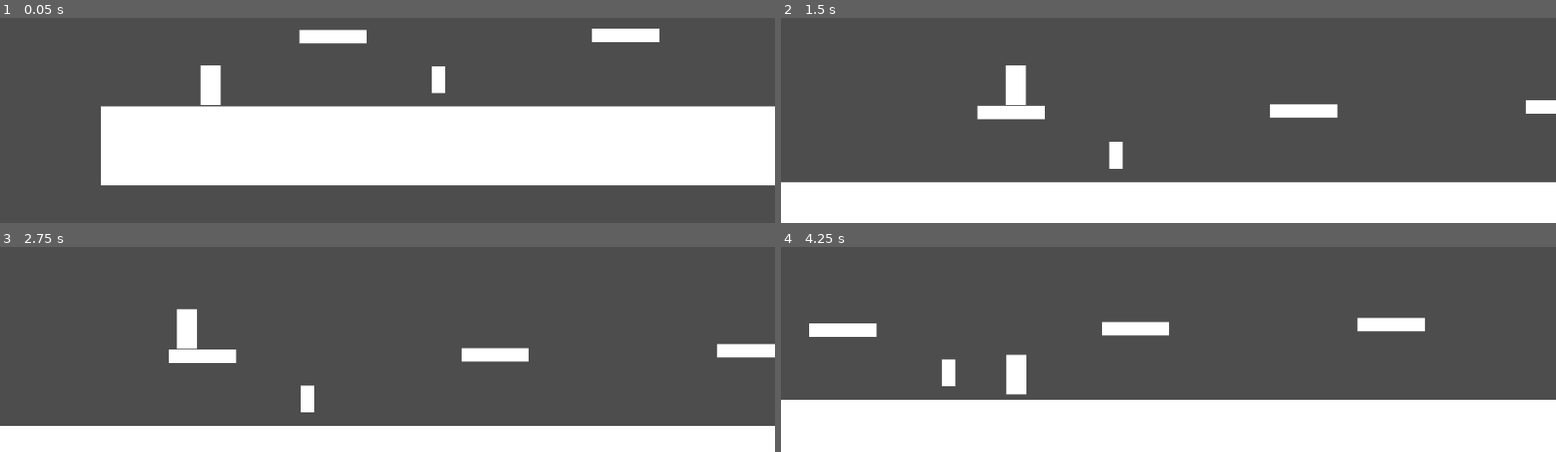
Above: before the commit, frames 1-4 (two rows, left to right).
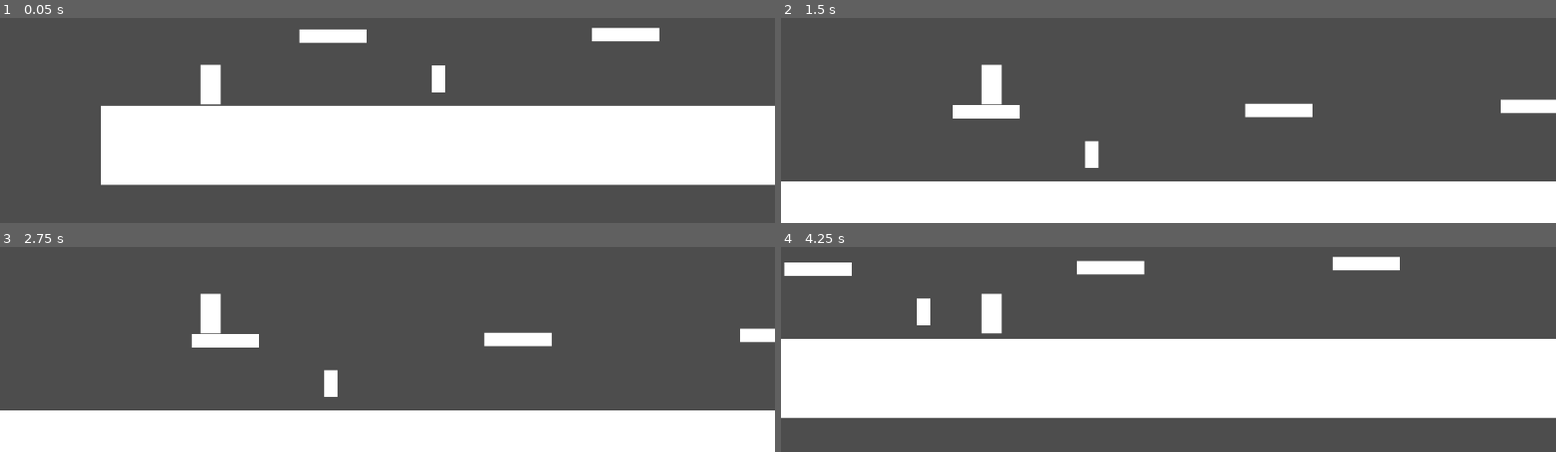
Above: after the commit, the same moments.

Repository: Zac-code/13DT_work
Game: Godot game, scene res://scenes(maps n stuff)/level1.tscn
Two runs of this game, one before a commit and one after it. Both use one fixed random seed, a clock stepped at 60 frames per second and the inputs below. The project has no main scene, so this scene is started directly.
Inputs:
- Up to frame 1 (0.05 s): no input
- Up to frame 2 (1.5 s): tap Enter (ui_accept) at 0.5, 0.77 s; hold Right (ui_right) from 0.53 s (still down)
- Up to frame 3 (2.75 s): tap Enter (ui_accept) at 1.52 s; release Right (ui_right) at 2.03 s; hold Left (ui_left) from 2.03 s (still down)
- Up to frame 4 (4.25 s): release Left (ui_left) at 2.78 s; hold Right (ui_right) from 2.78 s (still down); tap Enter (ui_accept) at 3.02, 3.77 s

The runs differ from the first frame. In frame 1, 1.5% of the frame differs, in the area x 13-100%, y 4-82%; in frame 2, 3.3%; in frame 3, 12%; in frame 4, 50%, in the area x 0-100%, y 4-100%.

Commit message:
re naming

Diff:
--- a/13-dtdungeonfighter/assets/demonenemy.tscn
+++ b/13-dtdungeonfighter/assets/demonenemy.tscn
@@ -4,14 +4,14 @@
 
 [sub_resource type="RectangleShape2D" id="RectangleShape2D_gnc05"]
 
-[node name="CharacterBody2D" type="CharacterBody2D" unique_id=1446513223]
+[node name="enemy" type="CharacterBody2D" unique_id=1446513223]
 script = ExtResource("1_n7ea3")
 
-[node name="CollisionShape2D" type="CollisionShape2D" parent="." unique_id=79526123]
+[node name="hitbox" type="CollisionShape2D" parent="." unique_id=79526123]
 scale = Vector2(2, 2)
 shape = SubResource("RectangleShape2D_gnc05")
 
-[node name="ColorRect" type="ColorRect" parent="CollisionShape2D" unique_id=1686518463]
+[node name="fuh" type="ColorRect" parent="hitbox" unique_id=1686518463]
 offset_left = -10.0
 offset_top = -10.0
 offset_right = 10.0
--- a/13-dtdungeonfighter/assets/player.tscn
+++ b/13-dtdungeonfighter/assets/player.tscn
@@ -4,44 +4,19 @@
 
 [sub_resource type="RectangleShape2D" id="RectangleShape2D_3uxwo"]
 
-[node name="CharacterBody2D" type="CharacterBody2D" unique_id=1532654129]
+[node name="player" type="CharacterBody2D" unique_id=1532654129]
 script = ExtResource("1_i02a3")
 
-[node name="CollisionShape2D" type="CollisionShape2D" parent="." unique_id=1346114614]
+[node name="hitbox" type="CollisionShape2D" parent="." unique_id=1346114614]
 scale = Vector2(3, 3)
 shape = SubResource("RectangleShape2D_3uxwo")
 
-[node name="ColorRect" type="ColorRect" parent="CollisionShape2D" unique_id=433057768]
+[node name="duh" type="ColorRect" parent="hitbox" unique_id=433057768]
 offset_left = -9.666667
 offset_top = -10.0
 offset_right = 10.333333
 offset_bottom = 9.666666
 
-[node name="Camera2D" type="Camera2D" parent="." unique_id=514852992]
+[node name="camera" type="Camera2D" parent="." unique_id=514852992]
 position = Vector2(526, -118)
 zoom = Vector2(0.5, 1)
-position_smoothing_enabled = true
-
-[node name="CanvasLayer" type="CanvasLayer" parent="." unique_id=1015874181]
-
-[node name="Control" type="Control" parent="CanvasLayer" unique_id=894635899]
-layout_mode = 3
-anchors_preset = 0
-offset_right = 40.0
-offset_bottom = 40.0
-
-[node name="ProgressBar" type="ProgressBar" parent="CanvasLayer/Control" unique_id=63352961]
-layout_mode = 0
-offset_left = -593.0
-offset_top = -413.0
-offset_right = -259.0
-offset_bottom = -386.0
-max_value = 10.0
-show_percentage = false
-
-[node name="Label" type="Label" parent="CanvasLayer/Control" unique_id=682467219]
-layout_mode = 0
-offset_left = -560.0
-offset_top = -407.0
-offset_right = -520.0
-offset_bottom = -384.0
